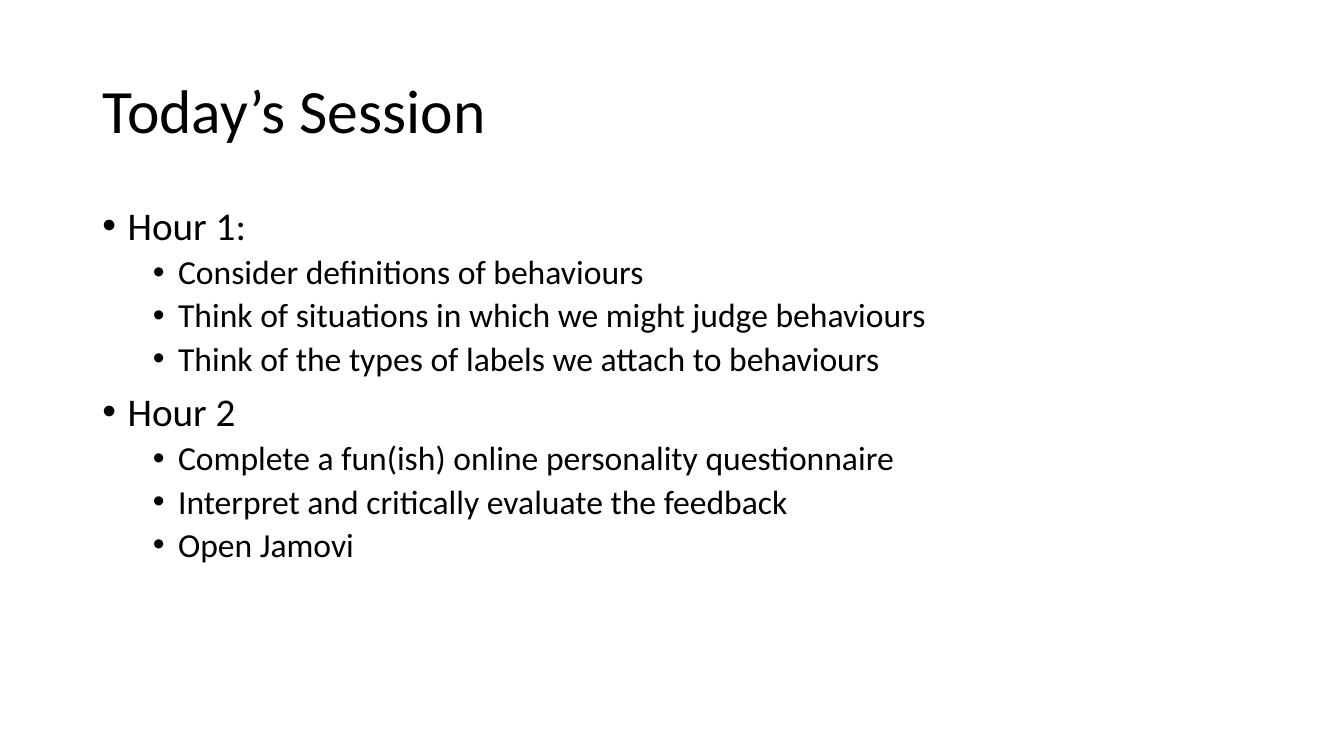
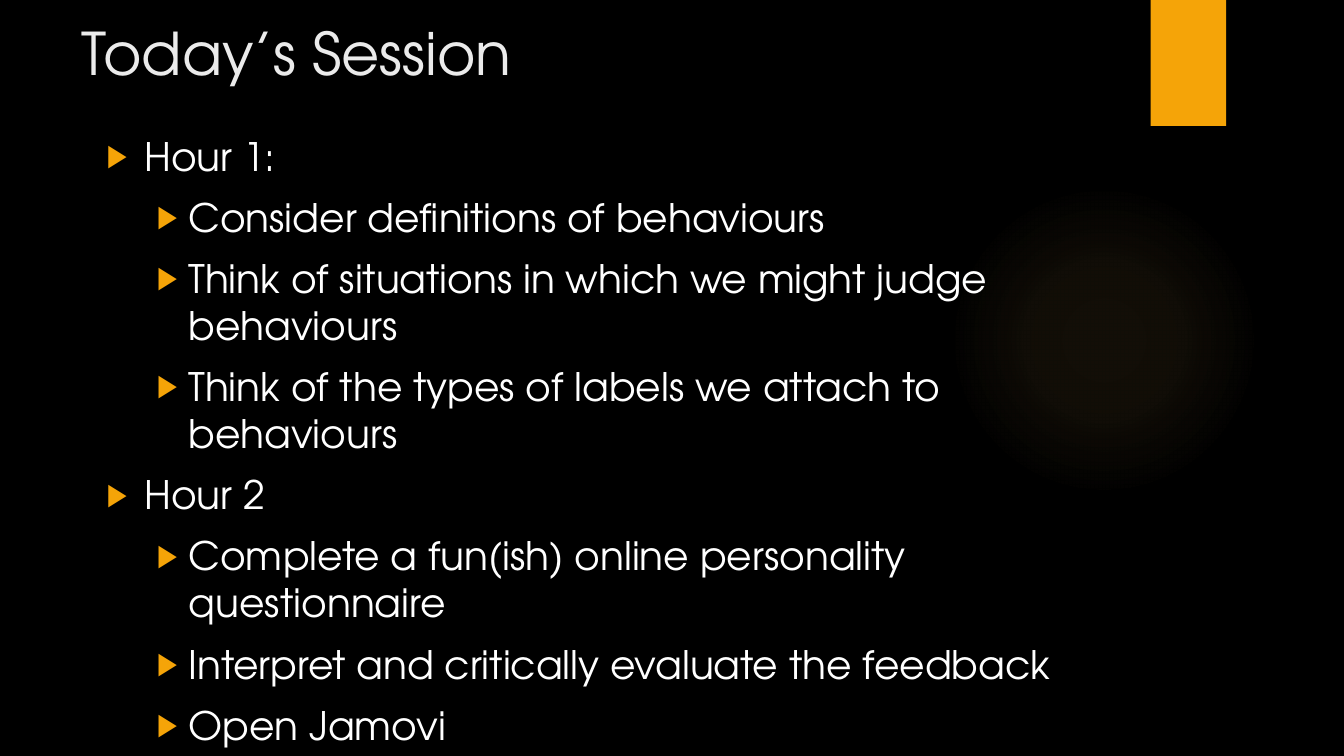
Before and after one commit to OliJimbo/Student_Materials, a slide deck: slide 2 of Week 1/Workshops/Psychological Measurement – Workshop 1.pptx. Drawn at 1344x756 pixels with LibreOffice and Linux fonts; fonts in the diff are those of the drawing; background and template pictures are left out. Boxes give left, top, right and bottom in pixels: in the first picture for what was removed or moved away, otherwise in the second. Text is boxed around its words. In the diff, an @@ line names an element or a change of style, - is before the commit and + after.

```diff
--- a/Week 1/Workshops/Psychological Measurement – Workshop 1.pptx
+++ b/Week 1/Workshops/Psychological Measurement – Workshop 1.pptx
@@ background #FFFFFF to picture (left out) @@
@@ title "Today’s Session": place and size @@
-title "Today’s Session" at bbox=[102, 90, 486, 143]
+title "Today’s Session" at bbox=[81, 30, 511, 87]
@@ title "Today’s Session" at bbox=[81, 30, 511, 87]: size 44 to 42 pt, font Calibri to TeX Gyre Adventor, text colour #000000 to #EBEBEB; line spacing 0.9 to 1; vertical alignment middle to top @@
@@ rectangle added at bbox=[1150, 0, 1226, 126], fill #F5A408 @@
@@ text "Hour 1:": place and size @@
-text "Hour 1:" at bbox=[128, 214, 926, 563]
+text "Hour 1:" at bbox=[144, 142, 1051, 748]
@@ text "Hour 1:" at bbox=[144, 142, 1051, 748]: font Calibri to TeX Gyre Adventor, text colour #000000 to #FFFFFF, size 24 to 28 pt; bullet • to ▶; line spacing 0.9 to 1; more space between paragraphs @@
@@ ellipse added at bbox=[949, 185, 1259, 495], fill gradient #FAC96A @@
```
Also in this commit, not shown: 9 other slides changed, 2 other files.
